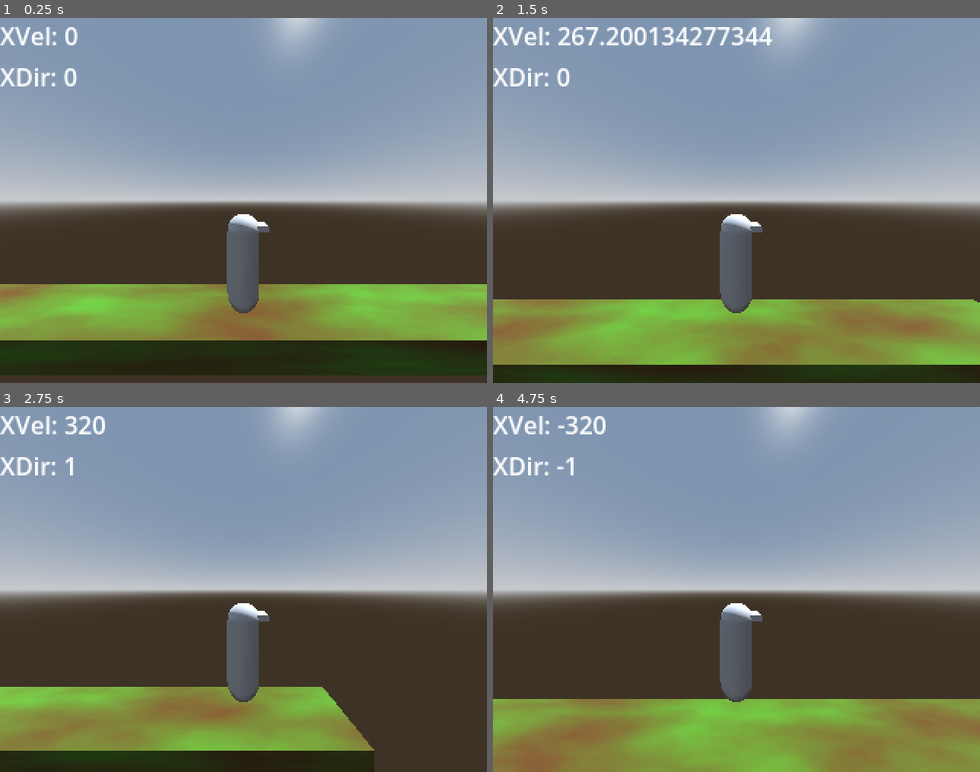
Above: before the commit, frames 1-4 (two rows, left to right).
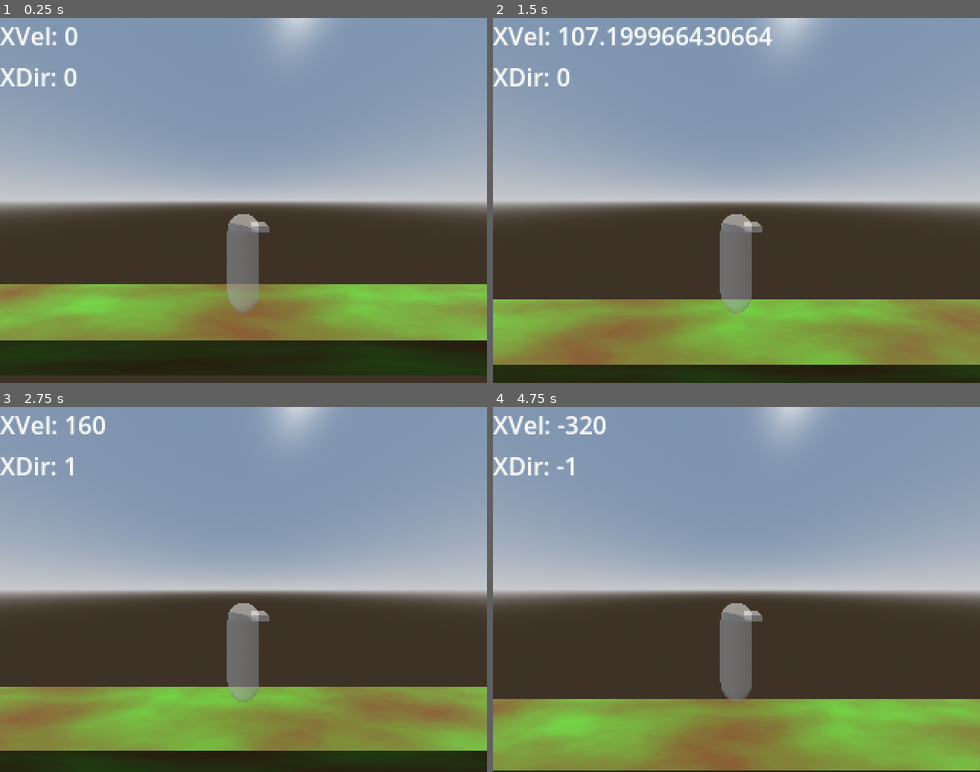
Above: after the commit, the same moments.

Repository: Eliasdbr/3DSideScrollerShooter
Game: Godot game, scene res://scenes/world.tscn
Two runs of this game, one before a commit and one after it. Both use one fixed random seed, a clock stepped at 60 frames per second and the inputs below.
Inputs:
- Up to frame 1 (0.25 s): no input
- Up to frame 2 (1.5 s): tap Enter at 0.5 s; hold D (Right) 0.53-1.28 s; tap Shift (Crouch, bound only after the commit) at 0.6 s; tap Space (Jump) at 0.77 s; hold S (Down) from 1.28 s (still down); tap Ctrl (Shoot) at 1.35 s
- Up to frame 3 (2.75 s): tap Space (Jump) at 1.52, 2 s; tap Shift (Crouch, bound only after the commit) at 1.55, 2.1 s; release S (Down) at 2.03 s; hold D (Right) from 2.03 s (still down)
- Up to frame 4 (4.75 s): release D (Right) at 2.78 s; hold W (Up) 2.78-3.53 s; tap Shift (Crouch, bound only after the commit) at 2.85, 3.8, 4.35 s; tap Space (Jump) at 3.02, 3.77, 4.52 s; hold Ctrl (Shoot) 3.53-4.28 s; hold A (Left) from 3.53 s (still down)

The runs differ from the first frame. In frame 1, 0.9% of the frame differs, in the area x 46-55%, y 53-81%; in frame 2, 14%; in frame 3, 14%; in frame 4, 15%, in the area x 0-100%, y 53-100%.

Commit message:
Added crouching

Diff:
--- a/components/CharacterMovement.gd
+++ b/components/CharacterMovement.gd
@@ -4,6 +4,8 @@
 # MARK: variables
 
 @onready var parent: CharacterBody3D = get_parent()
+@export var collision_shape: CollisionShape3D
+@export var model_pivot: Node3D
 
 @export var acceleration: float = 24.0
 
@@ -13,9 +15,11 @@
 
 @export var jumping_force: float = 240.0
 
+@export var collision_height: float = 1.75
+
 
 var vel: Vector3 = Vector3.ZERO
-
+var is_crouching: bool = false
 
 func aim(direction: Vector2) -> void:
 	pass
@@ -40,10 +44,17 @@
 			vel.x += direction.x * acceleration
 		else:
 			# Suddenly changes direction
-			vel.x += direction.x * acceleration * 2
+			if parent.is_on_floor():
+				vel.x += direction.x * acceleration * 2
+			else:
+				vel.x += direction.x * acceleration * 0.5
 	# Speed limit
-	if abs(vel.x) >= max_speed:
-		vel.x = max_speed * sign(vel.x)
+	var max_s = max_speed
+	if is_crouching == true:
+		max_s = max_speed*0.5
+
+	if abs(vel.x) >= max_s:
+		vel.x = max_s * sign(vel.x)
 
 
 func jump() -> void:
@@ -52,6 +63,19 @@
 
 func shoot() -> void:
 	pass
+
+func crouch() -> void:
+	is_crouching = !is_crouching
+
+	if collision_shape:
+		var coll_shape = collision_shape.shape as CapsuleShape3D
+		if is_crouching:
+			coll_shape.height = collision_height * 0.5
+			collision_shape.position.y = collision_height * 0.25
+		else:
+			coll_shape.height = collision_height
+			collision_shape.position.y = collision_height * 0.5
+
 
 
 func _ready():
--- a/components/InputHandler.gd
+++ b/components/InputHandler.gd
@@ -20,3 +20,7 @@
 	# Shoot Action
 	if Input.is_action_pressed("Shoot"):
 		movement_component.shoot()
+
+	# Crouch action
+	if Input.is_action_just_pressed("Crouch"):
+		movement_component.crouch()
--- a/project.godot
+++ b/project.godot
@@ -68,6 +68,11 @@
 "events": [Object(InputEventKey,"resource_local_to_scene":false,"resource_name":"","device":-1,"window_id":0,"alt_press …(195 unchanged characters)…
 ]
 }
+Crouch={
+"deadzone": 0.5,
+"events": [Object(InputEventKey,"resource_local_to_scene":false,"resource_name":"","device":-1,"window_id":0,"alt_pressed":false,"shift_pressed":false,"ctrl_pressed":false,"meta_pressed":false,"pressed":false,"keycode":0,"physical_keycode":4194325,"key_label":0,"unicode":0,"location":0,"echo":false,"script":null)
+]
+}
 
 [rendering]
 
--- a/scenes/world.tscn
+++ b/scenes/world.tscn
@@ -46,11 +46,21 @@
 radius = 0.3
 height = 1.75
 
+[sub_resource type="StandardMaterial3D" id="StandardMaterial3D_m38ch"]
+transparency = 1
+albedo_color = Color(1, 1, 1, 0.498039)
+
 [sub_resource type="CapsuleMesh" id="CapsuleMesh_56g5v"]
+material = SubResource("StandardMaterial3D_m38ch")
 radius = 0.3
 height = 1.75
 
+[sub_resource type="StandardMaterial3D" id="StandardMaterial3D_pa52y"]
+transparency = 1
+albedo_color = Color(1, 1, 1, 0.498039)
+
 [sub_resource type="BoxMesh" id="BoxMesh_2gse5"]
+material = SubResource("StandardMaterial3D_pa52y")
 size = Vector3(0.3, 0.1, 0.3)
 
 [node name="World" type="Node3D"]
@@ -95,8 +105,10 @@
 current = true
 fov = 120.0
 
-[node name="CharacterMovement" type="Node" parent="Player"]
+[node name="CharacterMovement" type="Node" parent="Player" node_paths=PackedStringArray("collision_shape", "model_pivot")]
 script = ExtResource("1_2mc13")
+collision_shape = NodePath("../CollisionShape3D")
+model_pivot = NodePath("../ModelPivot")
 
 [node name="InputHandler" type="Node" parent="Player" node_paths=PackedStringArray("movement_component")]
 script = ExtResource("2_7st26")
Not shown: 1 places in scenes/world.tscn that only renumber resources
